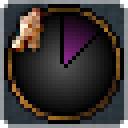
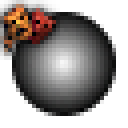
Before/after of a 128×128 layered artwork. What changed in the layer stack:
showed "culture_non_accepted.png" over 0, 0, 60, 60
hid "Clergy.png" over 0, 0, 60, 60
hid "small - g/p" over 0, 0, 128, 128
